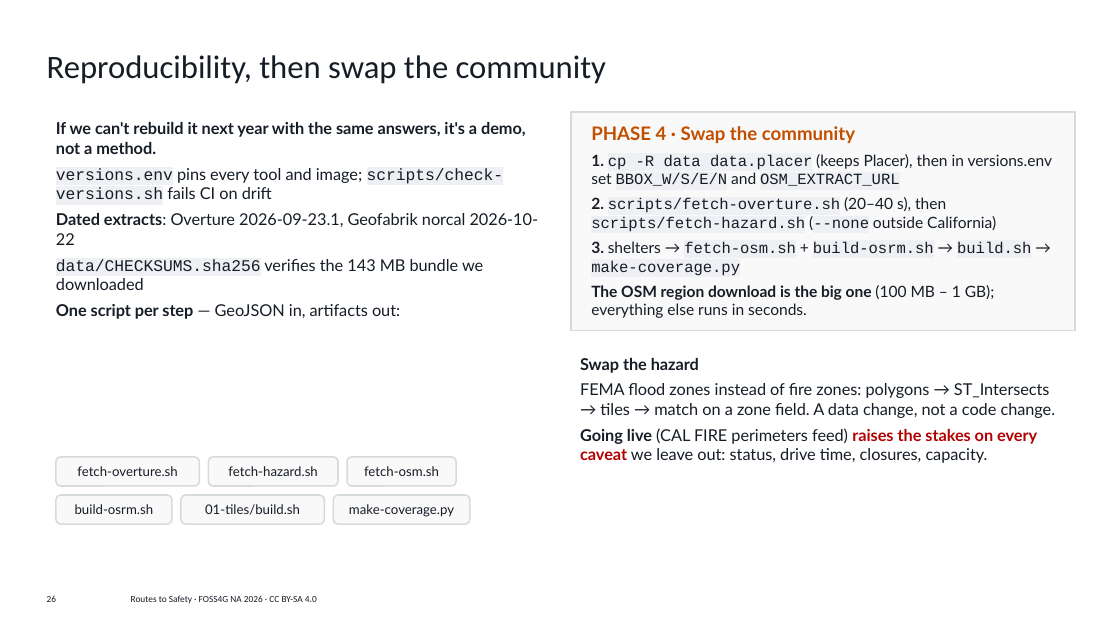
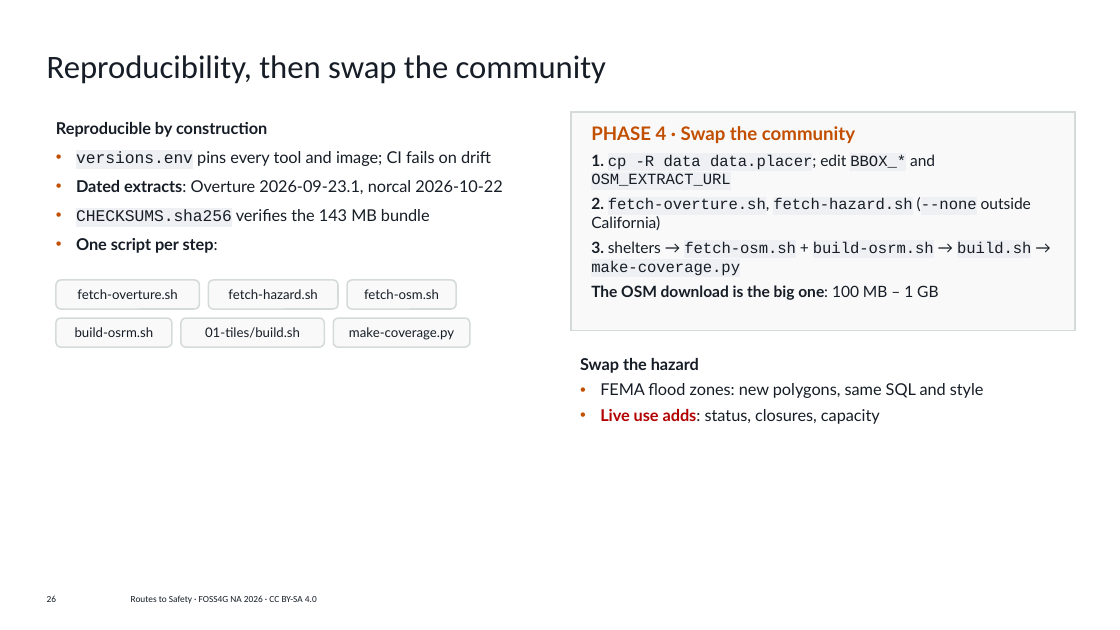
Before and after one commit to vishal4c/routes-to-safety-workshop, a slide deck: slide 26 of deck/Routes-to-Safety-FOSS4G-NA-2026.pptx. Drawn at 1120x630 pixels with LibreOffice and Linux fonts; fonts in the diff are those of the drawing; background and template pictures are left out. Boxes give left, top, right and bottom in pixels: in the first picture for what was removed or moved away, otherwise in the second. Text is boxed around its words. In the diff, an @@ line names an element or a change of style, - is before the commit and + after.

```diff
--- a/deck/Routes-to-Safety-FOSS4G-NA-2026.pptx
+++ b/deck/Routes-to-Safety-FOSS4G-NA-2026.pptx
@@ text at (56,122,502,253): text changed @@
-If we can't rebuild it next year with the same answers, it's a demo, not a method.
-versions.env pins every tool and image; scripts/check-versions.sh fails CI on drift
-Dated extracts: Overture 2026-09-23.1, Geofabrik norcal 2026-10-22
-data/CHECKSUMS.sha256 verifies the 143 MB bundle we downloaded
-One script per step — GeoJSON in, artifacts out:
+Reproducible by construction
+• versions.env pins every tool and image; CI fails on drift
+• Dated extracts: Overture 2026-09-23.1, norcal 2026-10-22
+• CHECKSUMS.sha256 verifies the 143 MB bundle
+• One script per step:
@@ text at (591,154,1031,230): text changed @@
-1. cp -R data data.placer (keeps Placer), then in versions.env set BBOX_W/S/E/N and OSM_EXTRACT_URL
-2. scripts/fetch-overture.sh (20–40 s), then scripts/fetch-hazard.sh (--none outside California)
+1. cp -R data data.placer; edit BBOX_* and OSM_EXTRACT_URL
+2. fetch-overture.sh, fetch-hazard.sh (--none outside California)
@@ text at (591,285,938,300): text changed; bold on @@
-The OSM region download is the big one (100 MB – 1 GB); everything else runs in seconds.
+The OSM download is the big one: 100 MB – 1 GB
@@ 6 rounded rectangles: place and size @@
-6 rounded rectangles at (56,457,470,524)
+6 rounded rectangles at (56,280,470,347)
@@ text at (600,383,984,424): text changed @@
-FEMA flood zones instead of fire zones: polygons → ST_Intersects → tiles → match on a zone field. A data change, not a code change.
-Going live (CAL FIRE perimeters feed) raises the stakes on every caveat we leave out: status, drive time, closures, capacity.
+• FEMA flood zones: new polygons, same SQL and style
+• Live use adds: status, closures, capacity
```
Also in this commit, not shown: 21 other slides changed, 1 other file.
